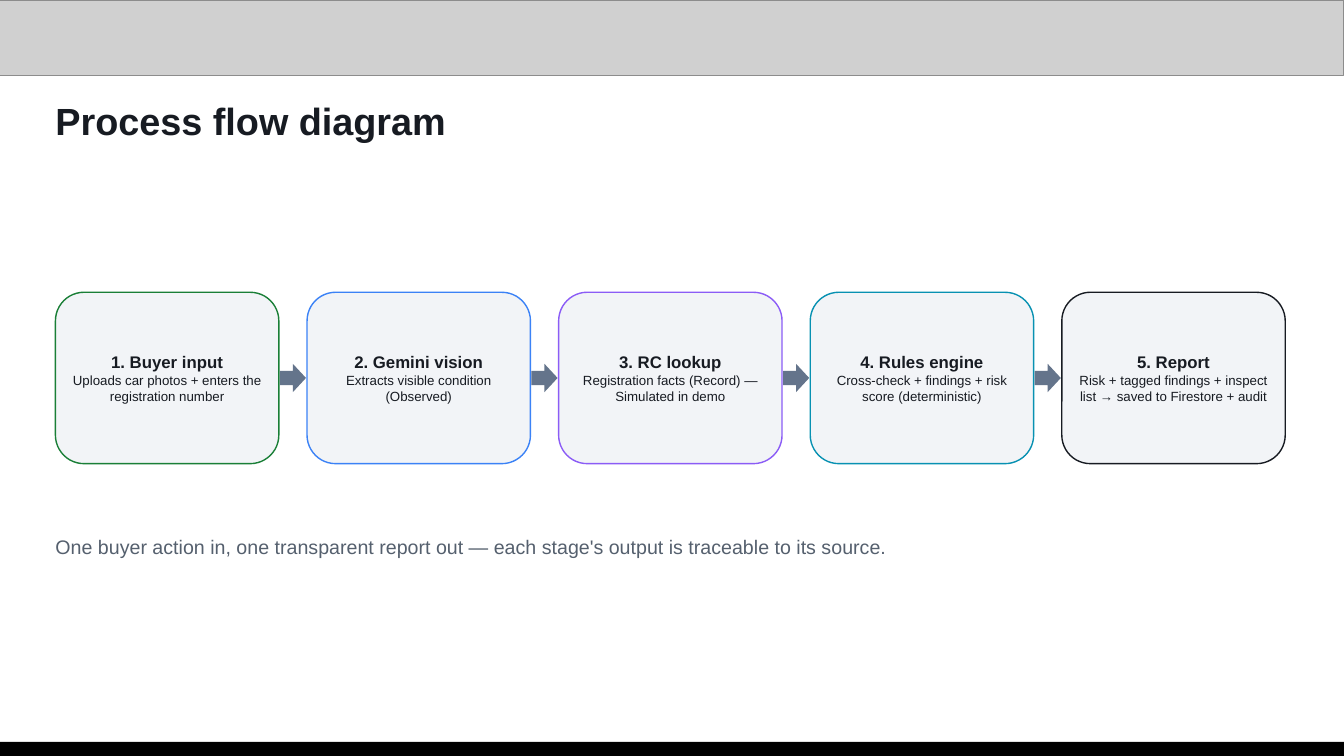
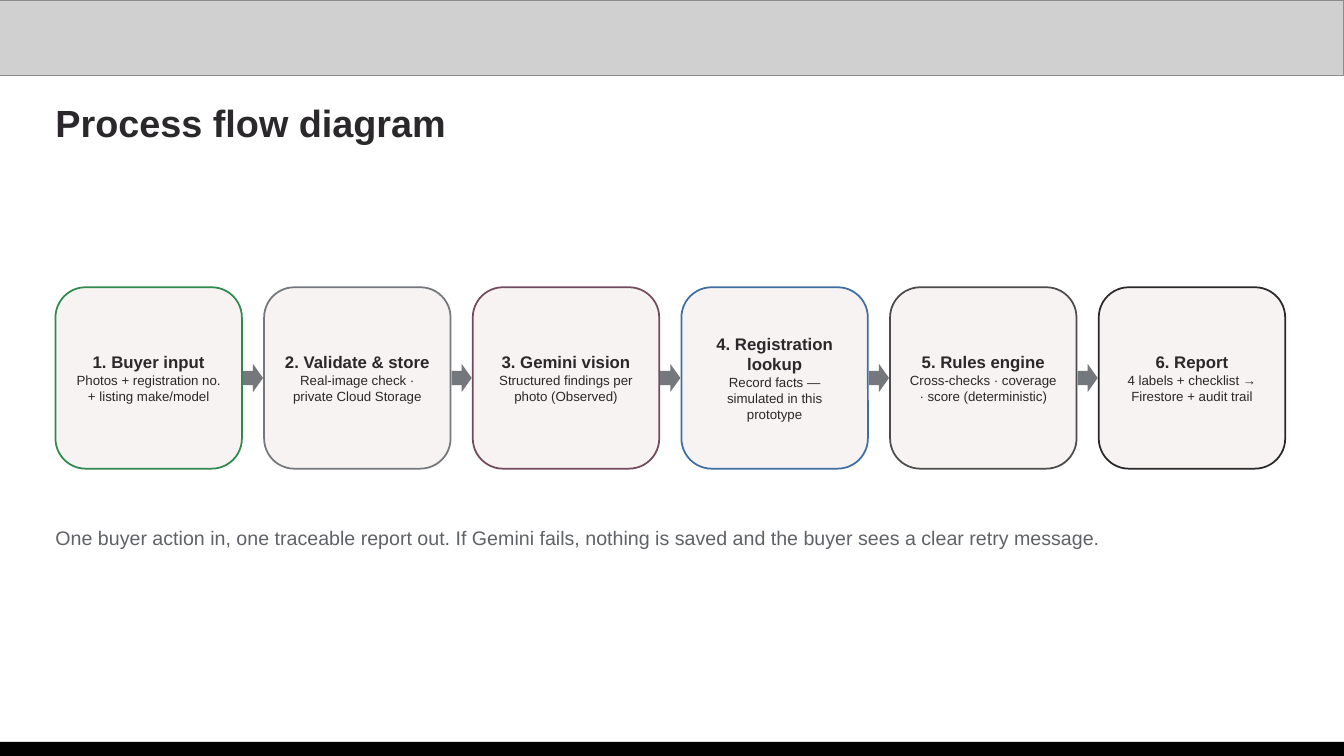
Before and after one commit to radhikaaudi/Veriqo, a slide deck: slide 5 of docs/Veriqo_AI_Builder_Cup_Deck.pptx. Drawn at 1344x756 pixels with LibreOffice and Linux fonts; fonts in the diff are those of the drawing; grey boxes stand for pictures. Boxes give left, top, right and bottom in pixels: in the first picture for what was removed or moved away, otherwise in the second. Text is boxed around its words. In the diff, an @@ line names an element or a change of style, - is before the commit and + after.

```diff
--- a/docs/Veriqo_AI_Builder_Cup_Deck.pptx
+++ b/docs/Veriqo_AI_Builder_Cup_Deck.pptx
@@ text "Process flow diagram" at (55, 109, 446, 144): text colour #171B22 to #2A282A; line spacing 1.05 to 1.08 @@
@@ rounded rectangle "1. Buyer input": place and size @@
-rounded rectangle "1. Buyer input" at (55, 292, 279, 464)
+rounded rectangle "1. Buyer input" at (55, 287, 242, 469)
@@ rounded rectangle "1. Buyer input" at (55, 287, 242, 469): fill #F2F4F7 to #F6F3F2; outline #1A7F37 1 pt to #2F8A4E 1.25 pt @@
@@ rounded rectangle "2. Validate & store": place and size @@
-rounded rectangle "2. Validate & store" at (308, 292, 531, 464)
+rounded rectangle "2. Validate & store" at (264, 287, 451, 469)
@@ rounded rectangle "2. Validate & store" at (264, 287, 451, 469): fill #F2F4F7 to #F6F3F2; outline #3B82F6 1 pt to #74777B 1.25 pt @@
@@ rounded rectangle "3. Gemini vision": place and size @@
-rounded rectangle "3. Gemini vision" at (559, 292, 782, 464)
+rounded rectangle "3. Gemini vision" at (473, 287, 659, 469)
@@ rounded rectangle "3. Gemini vision" at (473, 287, 659, 469): fill #F2F4F7 to #F6F3F2; outline #8B5CF6 1 pt to #734B5E 1.25 pt @@
@@ rounded rectangle added at (682, 287, 868, 469), fill #F6F3F2, outline #3F6EA3 1.25 pt, 9.5 pt, text #2A282A @@
+4. Registration lookup
+Record facts — simulated in this prototype
@@ rounded rectangle "5. Rules engine": place and size @@
-rounded rectangle "5. Rules engine" at (811, 292, 1034, 464)
+rounded rectangle "5. Rules engine" at (890, 287, 1077, 469)
@@ rounded rectangle "5. Rules engine" at (890, 287, 1077, 469): fill #F2F4F7 to #F6F3F2; outline #0891B2 1 pt to #4A4C4B 1.25 pt @@
@@ rounded rectangle "6. Report": place and size @@
-rounded rectangle "6. Report" at (1062, 292, 1286, 464)
+rounded rectangle "6. Report" at (1099, 287, 1286, 469)
@@ rounded rectangle "6. Report" at (1099, 287, 1286, 469): fill #F2F4F7 to #F6F3F2; outline #171B22 1 pt to #2A282A 1.25 pt @@
@@ text in rounded rectangle at (93, 356, 204, 372): text colour #171B22 to #2A282A in "1. Buyer input" @@
@@ text in rounded rectangle at (285, 356, 429, 404): text changed; text colour #171B22 to #2A282A @@
-2. Gemini vision
-Extracts visible condition (Observed)
+2. Validate & store
+Real-image check · private Cloud Storage
@@ text in rounded rectangle at (499, 356, 632, 404): text changed; text colour #171B22 to #2A282A @@
-3. RC lookup
-Registration facts (Record) — Simulated in demo
+3. Gemini vision
+Structured findings per photo (Observed)
@@ text in rounded rectangle at (910, 356, 1057, 404): text changed; text colour #171B22 to #2A282A @@
-4. Rules engine
-Cross-check + findings + risk score (deterministic)
+5. Rules engine
+Cross-checks · coverage · score (deterministic)
@@ text in rounded rectangle at (1128, 356, 1252, 401): text changed; text colour #171B22 to #2A282A @@
-5. Report
-Risk + tagged findings + inspect list → saved to Firestore + audit
+6. Report
+4 labels + checklist → Firestore + audit trail
@@ text in rounded rectangle at (77, 375, 220, 404): text changed; text colour #171B22 to #2A282A @@
-Uploads car photos + enters the registration number
+Photos + registration no. + listing make/model
@@ right arrow: place and size @@
-right arrow at (280, 364, 307, 392)
+right arrow at (243, 364, 263, 392)
@@ right arrow: place and size @@
-right arrow at (531, 364, 558, 392)
+right arrow at (452, 364, 472, 392)
@@ right arrow: place and size @@
-right arrow at (783, 364, 810, 392)
+right arrow at (660, 364, 681, 392)
@@ fill #64748B to #74777B in 4 elements at (243, 364, 263, 392), (452, 364, 472, 392), (660, 364, 681, 392), (869, 364, 889, 392) @@
@@ right arrow: place and size @@
-right arrow at (1034, 364, 1061, 392)
+right arrow at (869, 364, 889, 392)
@@ right arrow added at (1078, 364, 1098, 392), fill #74777B @@
@@ text at (55, 531, 1099, 549): text changed; text colour #55606E to #5F6266 @@
-One buyer action in, one transparent report out — each stage's output is traceable to its source.
+One buyer action in, one traceable report out. If Gemini fails, nothing is saved and the buyer sees a clear retry message.
```
Also in this commit, not shown: 8 other slides changed, 4 slides added, 4 slides removed, 19 other files.
